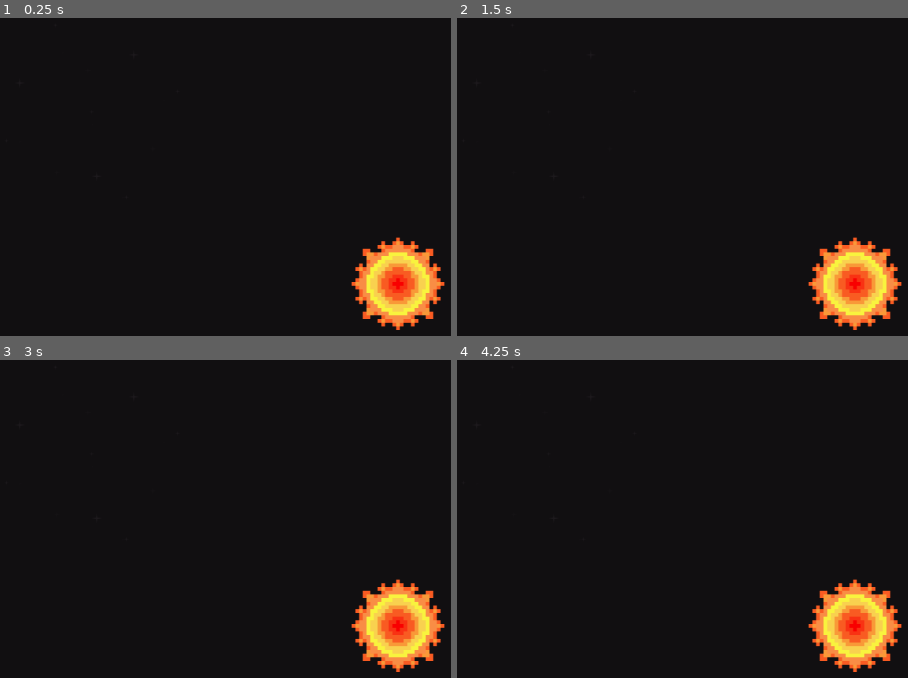
Above: before the commit, frames 1-4 (two rows, left to right).
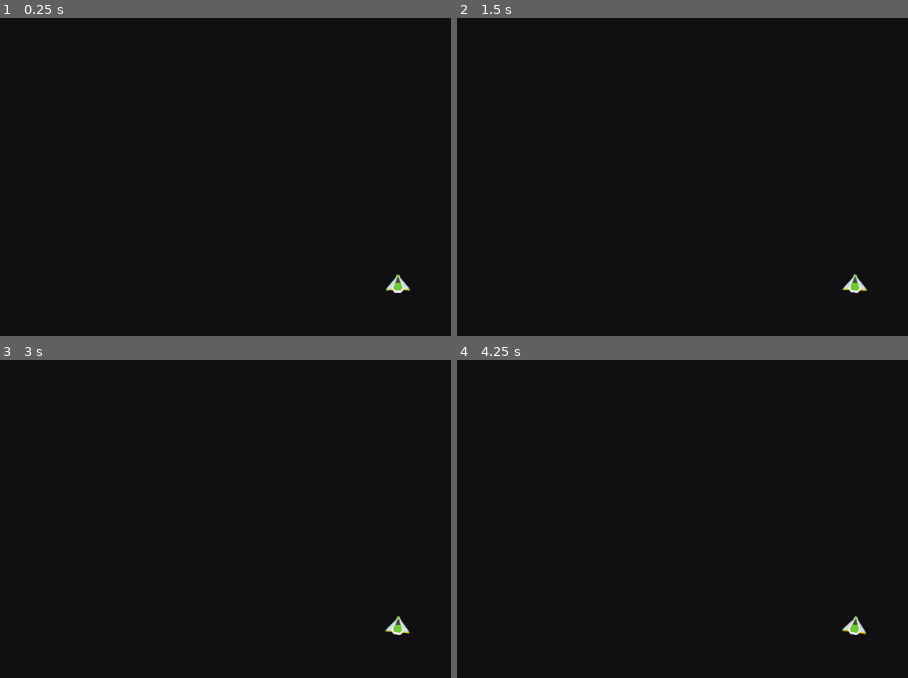
Above: after the commit, the same moments.

Repository: Lewkow/godot-testbed
Game: Godot game, scene res://World.tscn
Same seed, same stepped clock (60 frames per second), same inputs: the game is played once before the commit and once after it.
Inputs (mouse positions are in pixels of both pictures, inside the frame that each line leads up to):
- Up to frame 1 (0.25 s): no input
- Up to frame 2 (1.5 s): tap Enter at 0.5 s; move the mouse to (outside the picture) at 0.52 s; hold Right (ui_right) 0.53-1.28 s; click (outside the picture) at 0.67 s; tap Space at 1.25 s; move the mouse to (696, 310) at 1.27 s; hold Left (ui_left) from 1.28 s (still down); click (696, 310) at 1.42 s
- Up to frame 3 (3 s): tap Enter at 2 s; move the mouse to (outside the picture) at 2.02 s; release Left (ui_left) at 2.03 s; hold Right (ui_right) 2.03-2.78 s; click (outside the picture) at 2.17 s; tap Space at 2.75 s; move the mouse to (outside the picture) at 2.77 s; hold Up (ui_up) from 2.78 s (still down); click (outside the picture) at 2.92 s
- Up to frame 4 (4.25 s): tap Enter at 3.5 s; move the mouse to (outside the picture) at 3.52 s; release Up (ui_up) at 3.53 s; hold Left (ui_left) from 3.53 s (still down); click (outside the picture) at 3.67 s

The runs differ from the first frame. In frame 1, 4.0% of the frame differs, in the area x 77-99%, y 68-99%; in frame 2, 4.0%; in frame 3, 4.0%; in frame 4, 4.0%.

Commit message:
updates

Diff:
--- /dev/null
+++ b/Space-Gods/OrbitalRing.gd
@@ -0,0 +1,9 @@
+extends Control
+
+var ring_inner_radius
+var ring_outer_radius
+var ring_center
+
+func _init(_ring_center, _ring_inner_radius, _ring_outer_radius):
+	ring_inner_radius = _ring_inner_radius
+	ring_outer_radius = _ring_outer_radius
--- /dev/null
+++ b/Space-Gods/OrbitalRing.tscn
@@ -0,0 +1,6 @@
+[gd_scene load_steps=2 format=2]
+
+[ext_resource path="res://OrbitalRing.gd" type="Script" id=1]
+
+[node name="OrbitalRing" type="Node2D"]
+script = ExtResource( 1 )
--- /dev/null
+++ b/Space-Gods/OrbitalSpace.gd
@@ -0,0 +1,16 @@
+extends Node2D
+
+
+# Declare member variables here. Examples:
+# var a = 2
+# var b = "text"
+
+
+# Called when the node enters the scene tree for the first time.
+func _ready():
+	pass # Replace with function body.
+
+
+# Called every frame. 'delta' is the elapsed time since the previous frame.
+#func _process(delta):
+#	pass
--- /dev/null
+++ b/Space-Gods/OrbitalSpace.tscn
@@ -0,0 +1,24 @@
+[gd_scene load_steps=3 format=2]
+
+[ext_resource path="res://assets/bodies/turret.png" type="Texture" id=1]
+
+[sub_resource type="GDScript" id=1]
+script/source = "extends Node2D
+
+var occupied
+
+func _ready():
+	occupied = false
+"
+
+[node name="OrbitalSpace" type="Node2D"]
+script = SubResource( 1 )
+
+[node name="DefenseTurret" type="RigidBody2D" parent="."]
+
+[node name="Sprite" type="Sprite" parent="DefenseTurret"]
+scale = Vector2( 0.8, 0.8 )
+texture = ExtResource( 1 )
+
+[node name="CollisionPolygon2D" type="CollisionPolygon2D" parent="DefenseTurret"]
+polygon = PoolVector2Array( -10, 0, 0, -10, 10, 0, 0, 10 )
--- /dev/null
+++ b/Space-Gods/Player.gd
@@ -0,0 +1,43 @@
+extends RigidBody2D
+
+export (int) var engine_thrust
+export (int) var spin_thrust
+
+var thrust = Vector2()
+var rotation_dir = 0
+var screensize
+var zoom_up_lim = 0.1
+var zoom_down_lim = 0.75
+var zoom_diff = 0.05
+
+
+func _input(event):
+	if event in InputEventMouseButton and event.is_pressed():
+		print('cat')
+		if event.button_index == BUTTON_WHEEL_UP:
+			if $Camera2D.zoom > Vector2(zoom_up_lim, zoom_up_lim):
+				$Camera2D.zoom = $Camera2D.zoom-Vector2(zoom_diff, zoom_diff)
+		elif event.button_index == BUTTON_WHEEL_DOWN:
+			if $Camera2D.zoom < Vector2(zoom_down_lim, zoom_down_lim):
+				$Camera2D.zoom = $Camera2D.zoom-Vector2(zoom_diff, zoom_diff)
+
+func _ready():
+	screensize = get_viewport().get_visible_rect().size
+
+func get_input():
+	if Input.is_action_pressed("ui_up"):
+		thrust = Vector2(0, -engine_thrust)
+	else:
+		thrust = Vector2()
+	rotation_dir = 0
+	if Input.is_action_pressed("ui_right"):
+		rotation_dir += 1
+	if Input.is_action_pressed("ui_left"):
+		rotation_dir -= 1
+
+func _process(delta):
+	get_input()
+
+func _physics_process(delta):
+	set_applied_force(thrust.rotated(rotation))
+	set_applied_torque(rotation_dir * spin_thrust)
--- /dev/null
+++ b/Space-Gods/Player.tscn
@@ -0,0 +1,25 @@
+[gd_scene load_steps=3 format=2]
+
+[ext_resource path="res://assets/ships/fighter_green.png" type="Texture" id=1]
+[ext_resource path="res://Player.gd" type="Script" id=2]
+
+[node name="Player" type="RigidBody2D"]
+mass = 1000.0
+gravity_scale = 0.0
+linear_damp = 0.0
+angular_damp = 0.0
+script = ExtResource( 2 )
+engine_thrust = 1000
+spin_thrust = 1000
+
+[node name="CollisionPolygon2D" type="CollisionPolygon2D" parent="."]
+scale = Vector2( 0.1, 0.1 )
+polygon = PoolVector2Array( 0, -38, 50, 28, -50, 28 )
+
+[node name="Sprite" type="Sprite" parent="."]
+scale = Vector2( 0.1, 0.1 )
+texture = ExtResource( 1 )
+
+[node name="Camera2D" type="Camera2D" parent="."]
+current = true
+zoom = Vector2( 0.3, 0.3 )
--- a/Space-Gods/Star.tscn
+++ b/Space-Gods/Star.tscn
@@ -1,6 +1,7 @@
-[gd_scene load_steps=3 format=2]
+[gd_scene load_steps=4 format=2]
 
 [ext_resource path="res://assets/bodies/star.png" type="Texture" id=1]
+[ext_resource path="res://OrbitalRing.tscn" type="PackedScene" id=2]
 
 [sub_resource type="CircleShape2D" id=1]
 radius = 60.0
@@ -8,8 +9,11 @@
 [node name="Star" type="Area2D"]
 
 [node name="CollisionShape2D" type="CollisionShape2D" parent="."]
+visible = false
 shape = SubResource( 1 )
 
 [node name="Sprite" type="Sprite" parent="."]
 scale = Vector2( 0.5, 0.5 )
 texture = ExtResource( 1 )
+
+[node name="OrbitalRing" parent="." instance=ExtResource( 2 )]
--- a/Space-Gods/World.gd
+++ b/Space-Gods/World.gd
@@ -1,7 +1,8 @@
 extends Node
 
 var star_scene = preload("res://Star.tscn")
-
+var player_scene = preload("res://Player.tscn")
+var rng = RandomNumberGenerator.new()
 var vpx
 var vpy
 
@@ -10,13 +11,16 @@
 		get_tree().quit()
 
 func _ready():
+	rng.randomize()
 	vpx = get_viewport().size.x
 	vpy = get_viewport().size.y
 
-	var star_x = vpx / 2.0
-	var star_y = vpy / 2.0
+	var star_instance = star_scene.instance()
+	star_instance.position.x = vpx / 2.0
+	star_instance.position.y = vpy / 2.0
+	add_child(star_instance)
 
-	var star_instance = star_scene.instance()
-	star_instance.position.x = star_x
-	star_instance.position.y = star_y
-	add_child(star_instance)
+	var player = player_scene.instance()
+	player.position.x = rng.randf_range(0, vpx)
+	player.position.y = rng.randf_range(0, vpy)
+	add_child(player)
--- a/Space-Gods/World.tscn
+++ b/Space-Gods/World.tscn
@@ -6,8 +6,10 @@
 [node name="World" type="Node"]
 script = ExtResource( 2 )
 
-[node name="Background" type="Sprite" parent="."]
+[node name="System" type="Node" parent="."]
+
+[node name="Background" type="Sprite" parent="System"]
 texture = ExtResource( 1 )
 centered = false
 region_enabled = true
-region_rect = Rect2( 0, 0, 1080, 720 )
+region_rect = Rect2( 0, 0, 10800, 7200 )
--- a/Space-Gods/project.godot
+++ b/Space-Gods/project.godot
@@ -24,6 +24,10 @@
 window/size/width=1080
 window/size/height=720
 
+[editor_plugins]
+
+enabled=PoolStringArray( "KOBUGE-games.CircularContainer" )
+
 [input]
 
 exit={
Binary file added: Space-Gods/assets/bodies/turret.png
Binary file added: Space-Gods/assets/ships/fighter_green.png
